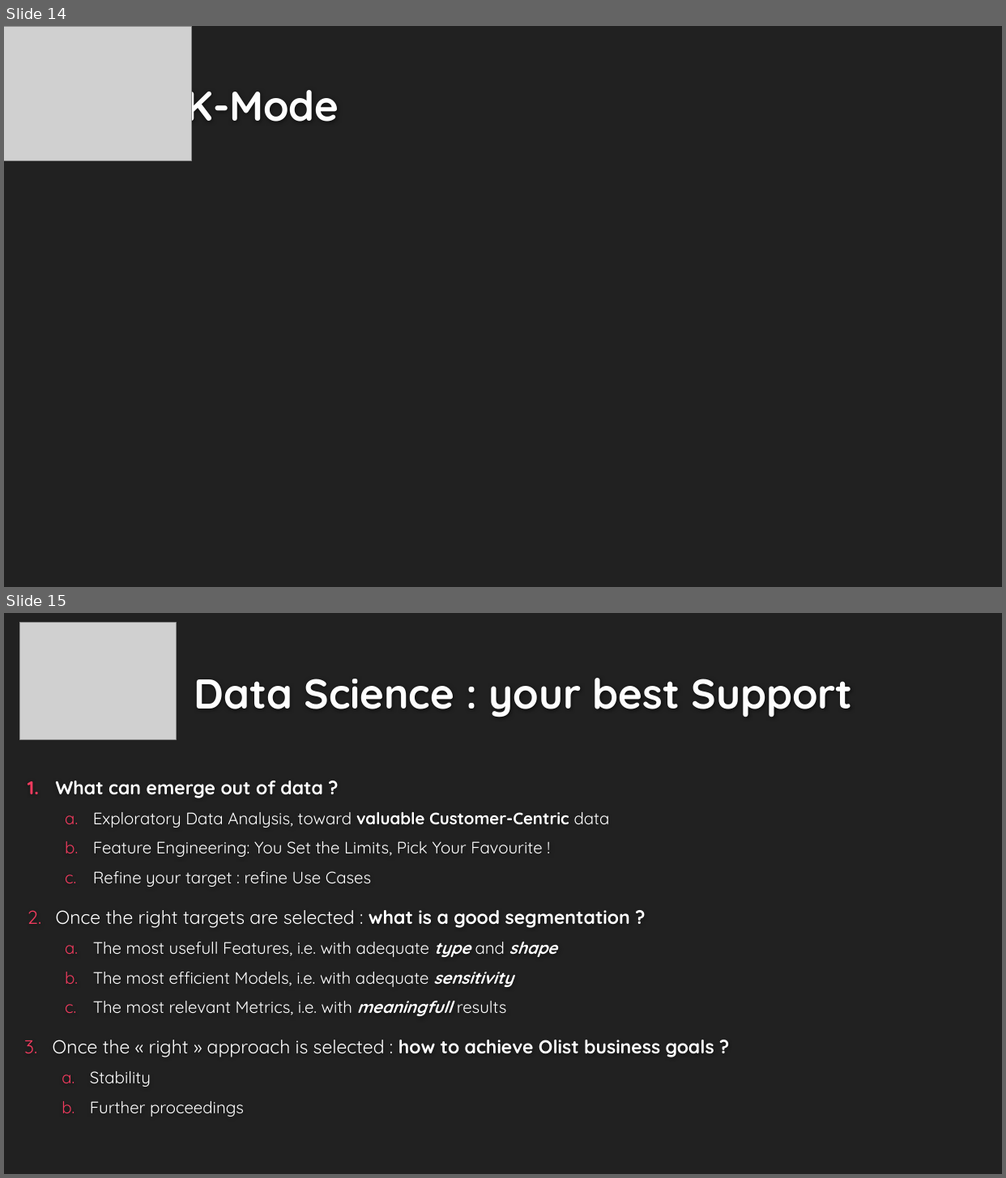
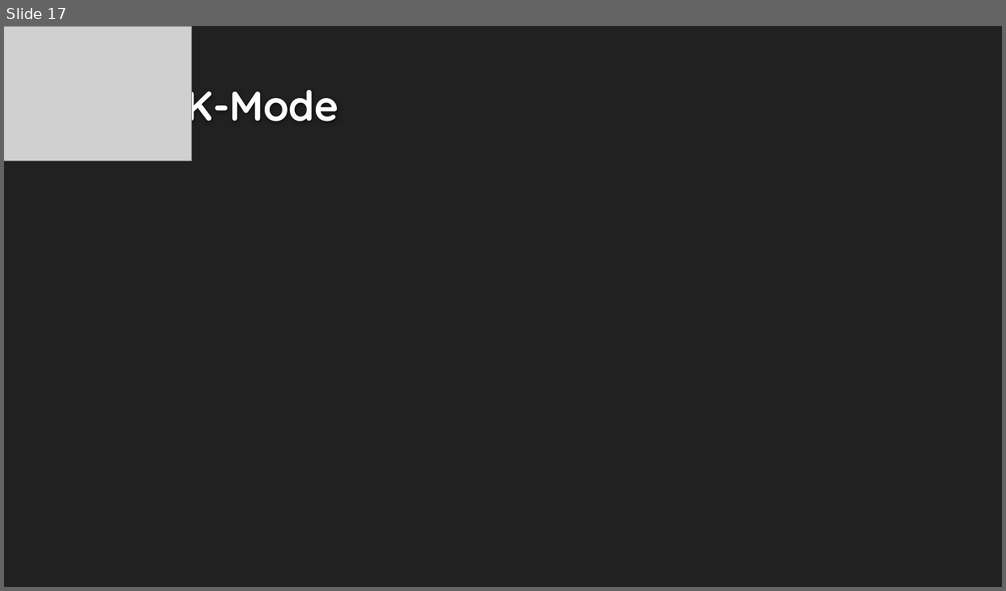
Before and after one commit to EtienneLardeur/P5_CustomerSegmentation, a slide deck: P5Olist_Présentation_initiale.pptx. Shown one above the other, each under a label of ours: slides 14 and 15 before the commit, slide 17 after it. The pictures are 1006x1178 and 1006x591 pixels, drawn with LibreOffice and Linux fonts; fonts in the diff are those of the drawing; grey boxes stand for pictures; background and template pictures are left out. Boxes give left, top, right and bottom in pixels: in the first picture for what was removed or moved away, otherwise in the second. Text is boxed around its words. In the diff, an @@ line names an element or a change of style, - is before the commit and + after.

Commit message:
Update P5Olist_Présentation_initiale.pptx
Need to catch a most interesting use case to test the second approach  for stability : ARI based

```diff
--- a/P5Olist_Présentation_initiale.pptx
+++ b/P5Olist_Présentation_initiale.pptx
@@ slide 15 removed at (4, 613, 1002, 1174), background #212121 @@
@@ picture removed at (19, 623, 176, 739) @@
@@ title removed at (194, 678, 853, 717) @@
-Data Science : your best Support
@@ text removed at (56, 781, 610, 887) @@
-1. What can emerge out of data ?
-  a. Exploratory Data Analysis, toward valuable Customer-Centric data
-  b. Feature Engineering: You Set the Limits, Pick Your Favourite !
-  c. Refine your target : refine Use Cases
@@ text removed at (56, 910, 630, 1016) @@
-2. Once the right targets are selected : what is a good segmentation ?
-  a. The most usefull Features, i.e. with adequate type and shape
-  b. The most efficient Models, i.e. with adequate sensitivity
-  c. The most relevant Metrics, i.e. with meaningfull results
@@ text removed at (53, 1040, 714, 1117) @@
-3. Once the « right » approach is selected : how to achieve Olist business goals ?
-  a. Stability
-  b. Further proceedings
@@ what was slide 14 is now slide 17 @@
```
Also in this commit, not shown: 5 slides changed, 3 slides added, 4 other slides removed.
